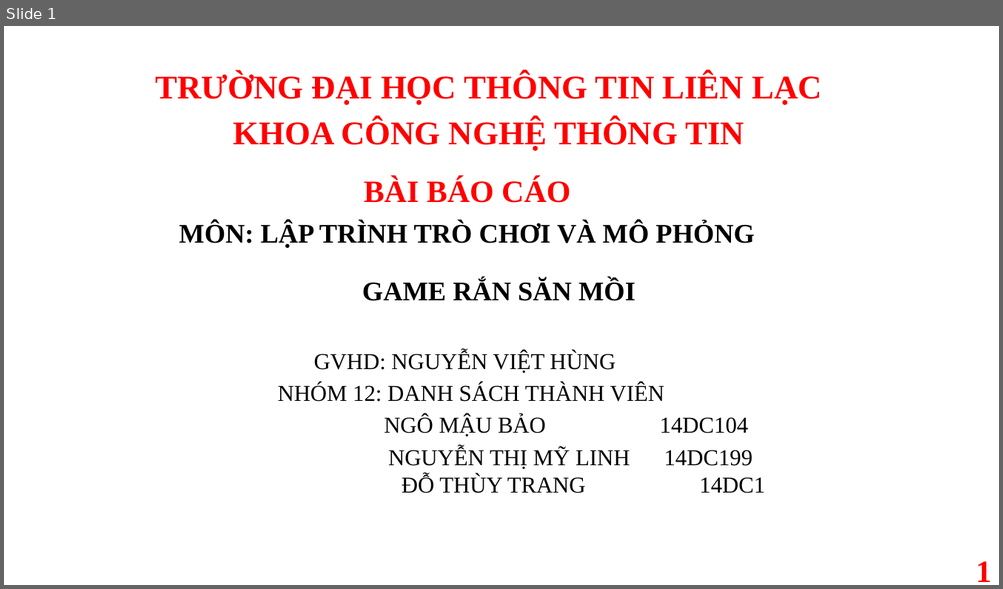
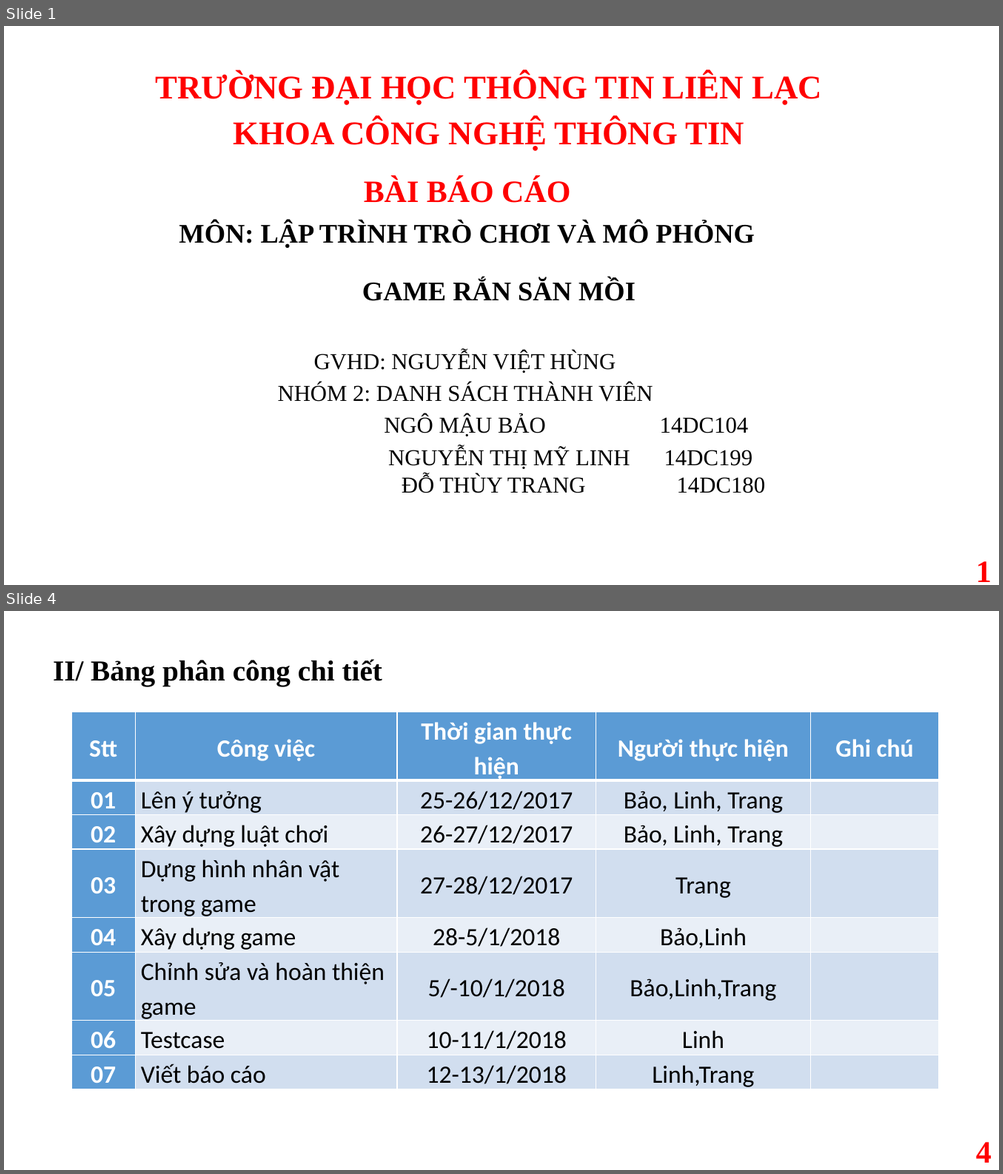
Before and after one commit to LapTrinhTroChoiVaMoPhong/GameRanSanMoi, a slide deck: Game.pptx. Shown one above the other, each under a label of ours: slide 1 before the commit, slides 1 and 4 after it; the slides between them are not shown. The pictures are 1003x589 and 1003x1174 pixels, drawn with LibreOffice and Linux fonts; fonts in the diff are those of the drawing; background and template pictures are left out. Boxes give left, top, right and bottom in pixels: in the first picture for what was removed or moved away, otherwise in the second. Text is boxed around its words. In the diff, an @@ line names an element or a change of style, - is before the commit and + after.

Commit message:
chỉnh sửa file

```diff
--- a/Game.pptx
+++ b/Game.pptx
@@ slide 4 added at (4, 611, 999, 1170), background picture (left out) @@
@@ text added at (53, 659, 382, 686), 28 pt, text #000000, bold @@
+II/ Bảng phân công chi tiết
@@ table added at (71, 712, 939, 1091), 8 rows, 5 columns @@
+Stt | Công việc | Thời gian thực hiện | Người thực hiện | Ghi chú
+01 | Lên ý tưởng | 25-26/12/2017 | Bảo, Linh, Trang | 
+02 | Xây dựng luật chơi | 26-27/12/2017 | Bảo, Linh, Trang | 
+03 | Dựng hình nhân vật trong game | 27-28/12/2017 | Trang | 
+04 | Xây dựng game | 28-5/1/2018 | Bảo,Linh | 
+05 | Chỉnh sửa và hoàn thiện game | 5/-10/1/2018 | Bảo,Linh,Trang | 
+06 | Testcase | 10-11/1/2018 | Linh | 
+07 | Viết báo cáo | 12-13/1/2018 | Linh,Trang | 
@@ page number added at (976, 1142, 991, 1163), 30 pt, text #FF0000, bold @@
+4
@@ slide 1 changed as well @@
@@ text at (278, 383, 652, 402): text changed @@
-NHÓM 12: DANH SÁCH THÀNH VIÊN
+NHÓM 2: DANH SÁCH THÀNH VIÊN
@@ text at (388, 448, 765, 494): text changed @@
-NGUYỄN THỊ MỸ LINH 14DC199 ĐỖ THÙY TRANG 14DC1
+NGUYỄN THỊ MỸ LINH 14DC199 ĐỖ THÙY TRANG 14DC180
```
Also in this commit, not shown: 4 other slides changed, 4 other slides added, 3 other files.
